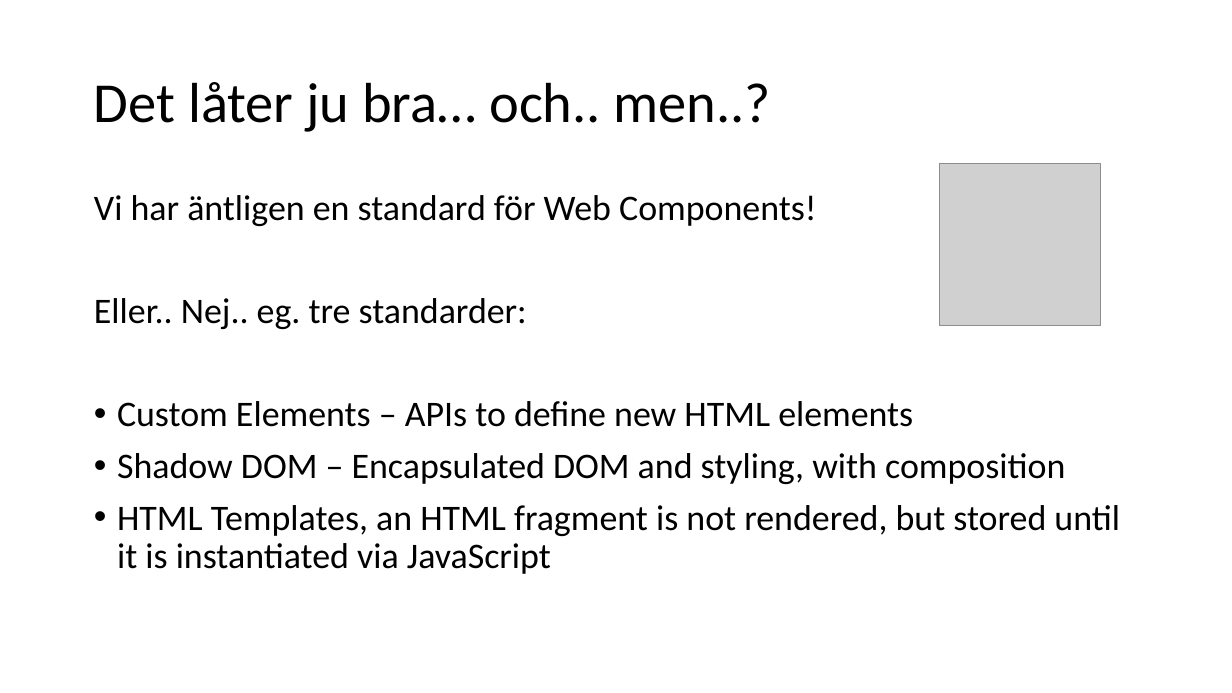
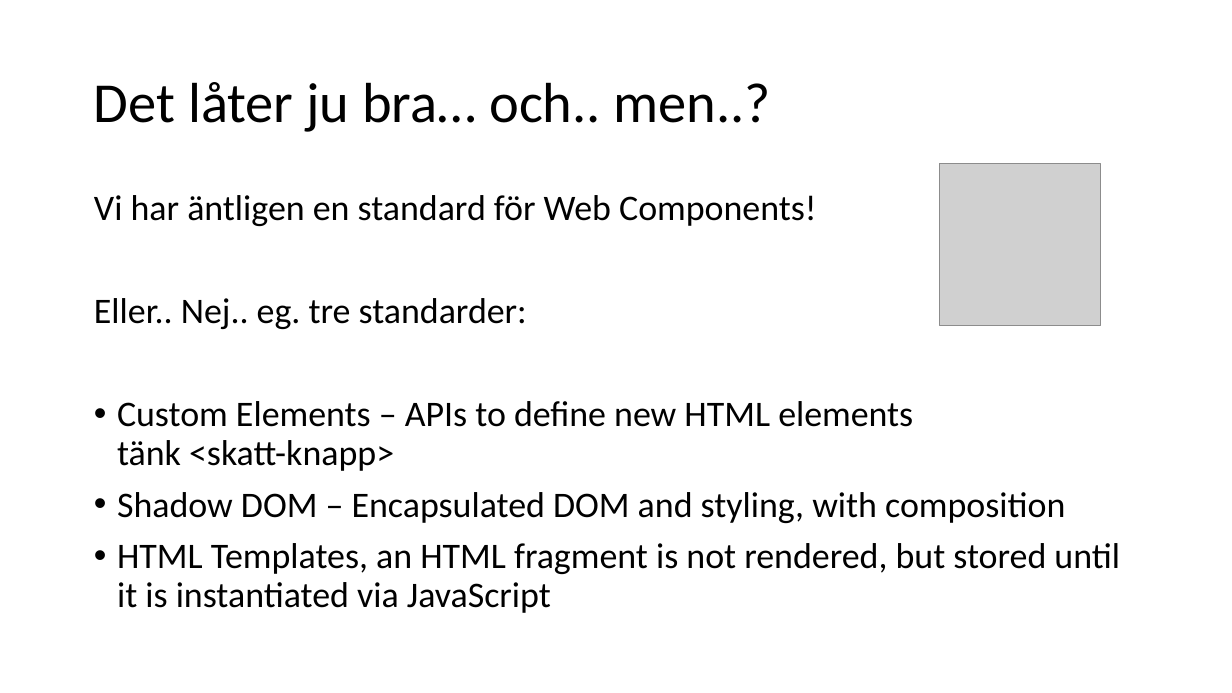
Before and after one commit to hansalmgren/KIL_2019, a slide deck: slide 4 of WebComp_MFE.pptx. Drawn at 1232x693 pixels with LibreOffice and Linux fonts; fonts in the diff are those of the drawing; grey boxes stand for pictures. Boxes give left, top, right and bottom in pixels: in the first picture for what was removed or moved away, otherwise in the second. Text is boxed around its words. In the diff, an @@ line names an element or a change of style, - is before the commit and + after.

```diff
--- a/WebComp_MFE.pptx
+++ b/WebComp_MFE.pptx
@@ text at [117,401,913,471]: text changed @@
-• Custom Elements – APIs to define new HTML elements
+• Custom Elements – APIs to define new HTML elements
+  tänk <skatt-knapp>
```
Also in this commit, not shown: 4 other slides changed, 6 slides added, 1 other file.
